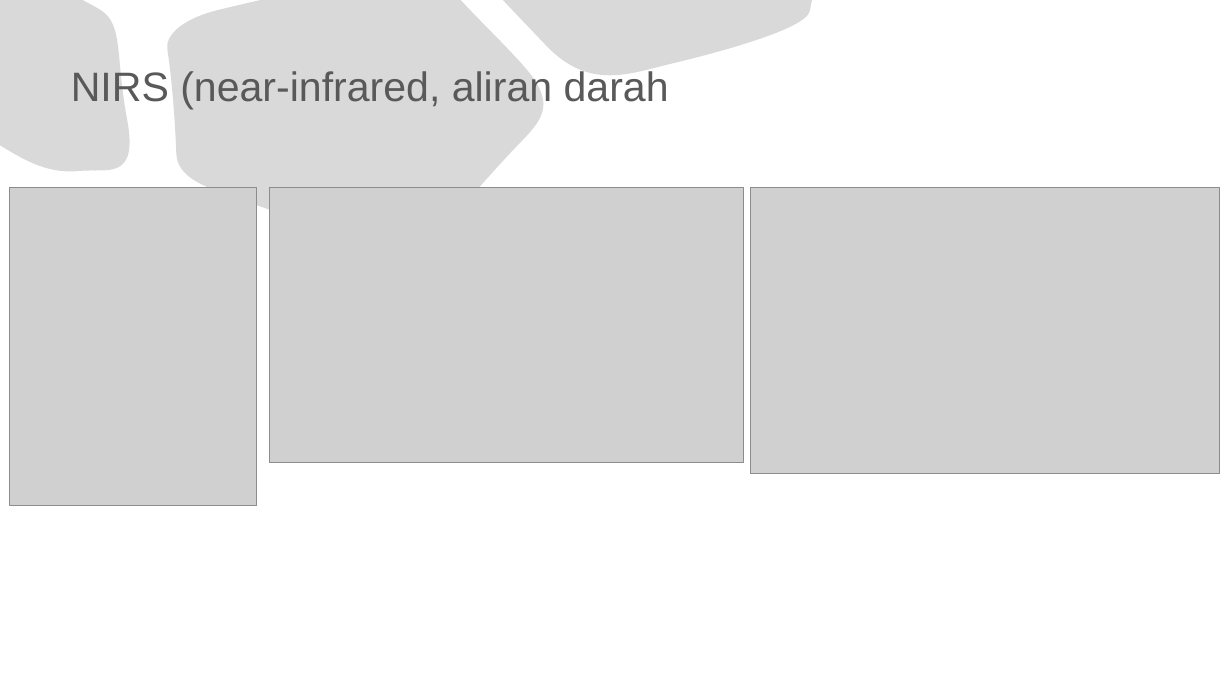
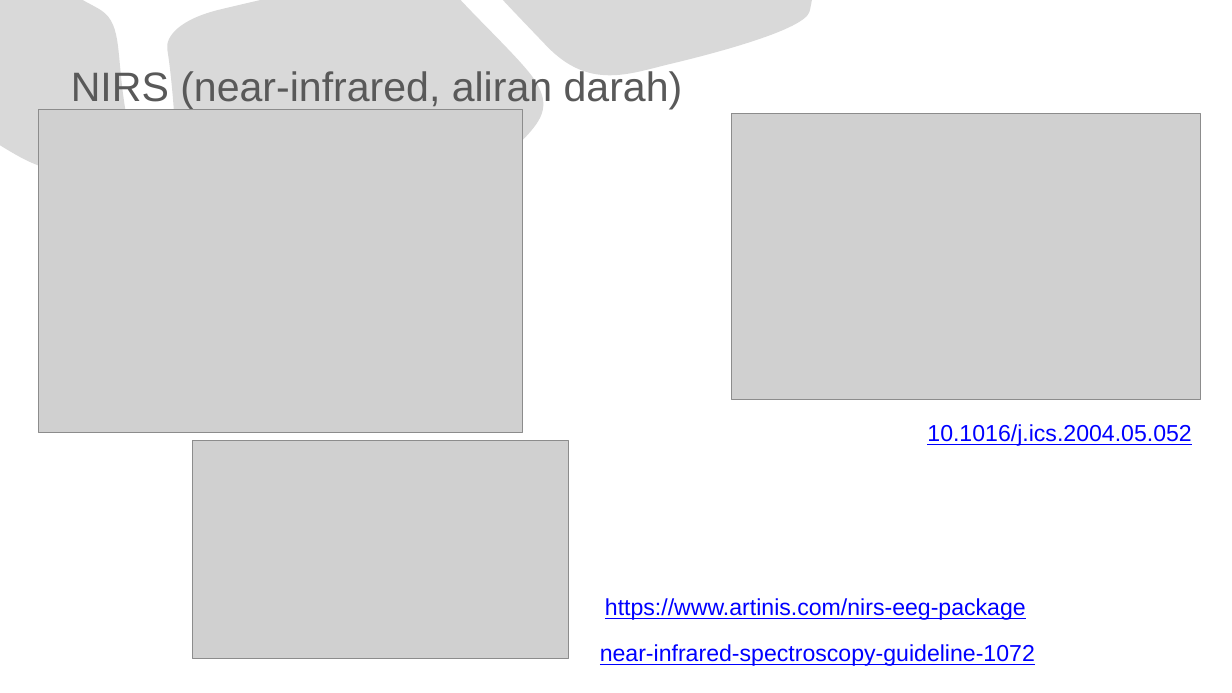
Before and after one commit to jendralhxr/bigdata, a slide deck: slide 7 of case_tidur.pptx. Drawn at 1232x693 pixels with LibreOffice and Linux fonts; fonts in the diff are those of the drawing; grey boxes stand for pictures. Boxes give left, top, right and bottom in pixels: in the first picture for what was removed or moved away, otherwise in the second. Text is boxed around its words. In the diff, an @@ line names an element or a change of style, - is before the commit and + after.

Commit message:
sources

```diff
--- a/case_tidur.pptx
+++ b/case_tidur.pptx
@@ title at [71, 71, 683, 110]: text changed @@
-NIRS (near-infrared, aliran darah
+NIRS (near-infrared, aliran darah)
@@ picture added at [38, 109, 523, 433] @@
@@ picture: place and size @@
-picture at [750, 188, 1220, 473]
+picture at [732, 114, 1202, 399]
@@ picture removed at [9, 188, 257, 506] @@
@@ picture: place and size @@
-picture at [270, 188, 743, 463]
+picture at [192, 441, 567, 659]
@@ text added at [927, 424, 1191, 446], 18 pt, text #0000FF, underline @@
+10.1016/j.ics.2004.05.052
@@ text added at [605, 598, 1026, 620], 18 pt, text #0000FF, underline @@
+https://www.artinis.com/nirs-eeg-package
@@ text added at [600, 644, 1035, 666], 18 pt, text #0000FF, underline @@
+near-infrared-spectroscopy-guideline-1072
```
